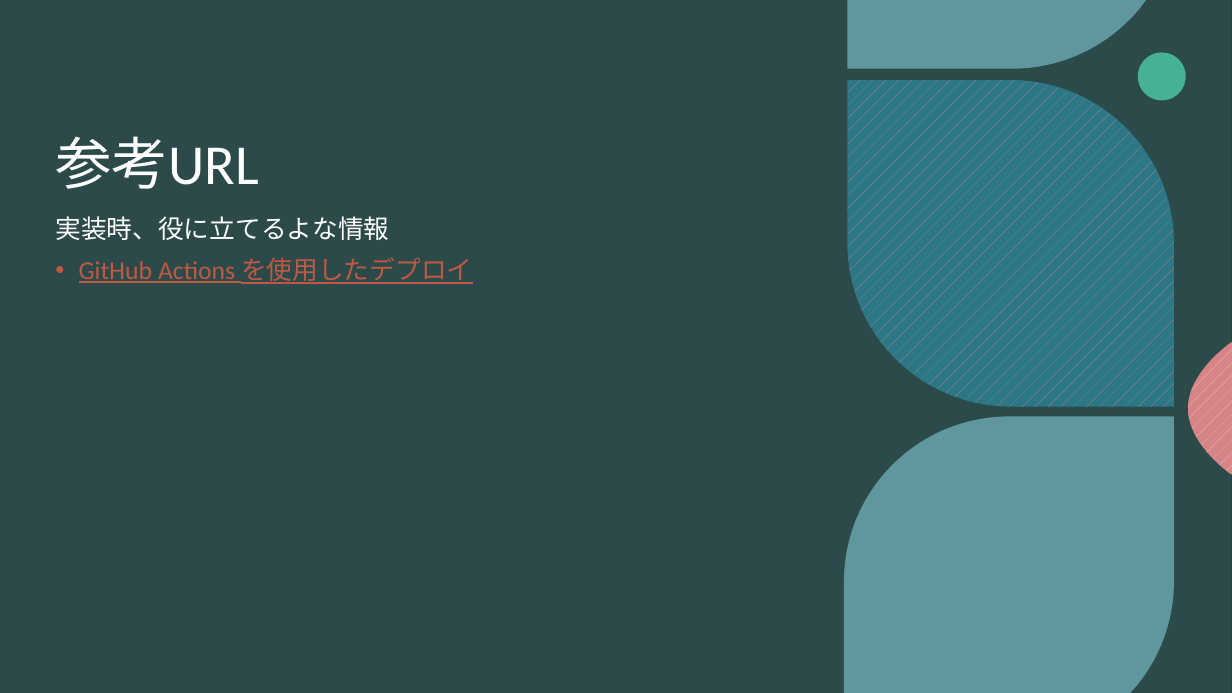
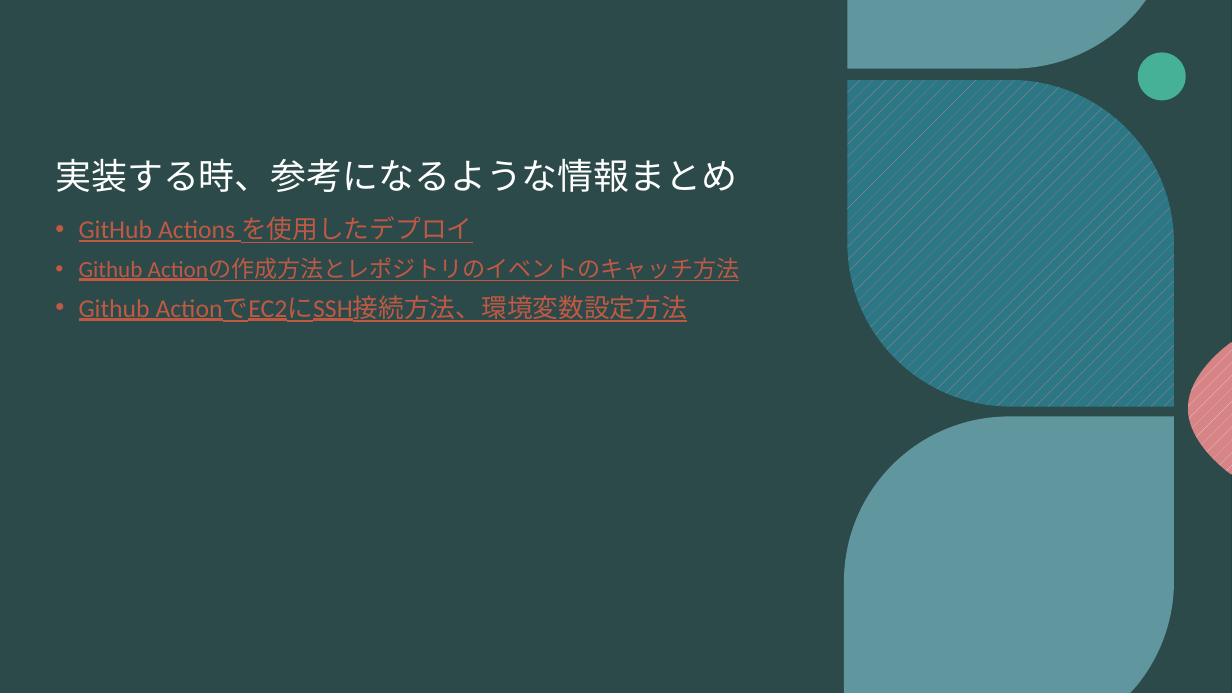
Before and after one commit to bittap/azusato, a slide deck: slide 11 of document/CI・CD/デプロイ自動化.pptx. Drawn at 1232x693 pixels with LibreOffice and Linux fonts; fonts in the diff are those of the drawing; background and template pictures are left out. Boxes give left, top, right and bottom in pixels: in the first picture for what was removed or moved away, otherwise in the second. Text is boxed around its words. In the diff, an @@ line names an element or a change of style, - is before the commit and + after.

```diff
--- a/document/CI・CD/デプロイ自動化.pptx
+++ b/document/CI・CD/デプロイ自動化.pptx
@@ title at bbox=[55, 158, 737, 192]: text changed; size 44 to 28 pt @@
-参考URL
+実装する時、参考になるような情報まとめ
@@ text at bbox=[55, 216, 389, 240]: paragraph removed @@
-実装時、役に立てるよな情報
@@ text at bbox=[79, 257, 740, 322]: paragraphs added @@
+• Github Actionの作成方法とレポジトリのイベントのキャッチ方法
+• Github ActionでEC2にSSH接続方法、環境変数設定方法
```
Also in this commit, not shown: 7 other slides changed, 1 slide added.
